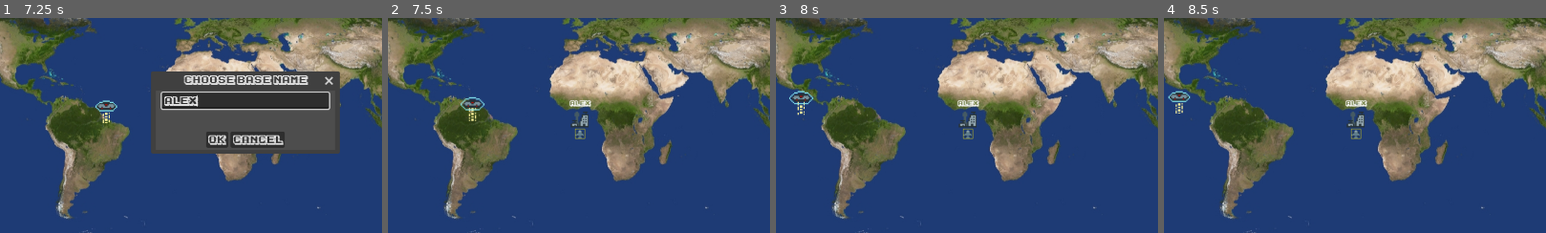
Above: before the commit, frames 1-4 (left to right).
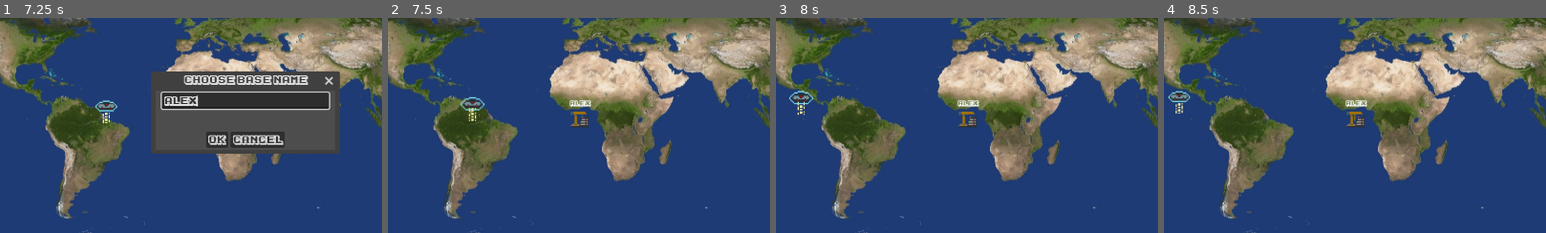
Above: after the commit, the same moments.

Repository: mmyumu/OVNI-godot
Game: Godot game, scene res://menu.tscn
Two runs of this game, one before a commit and one after it. Both use one fixed random seed, a clock stepped at 60 frames per second and the inputs below.
Inputs (mouse positions are % of the whole screen's width and height, from its top left):
- Up to frame 1 (7.25 s): click "Start" at 0.5 s; click (44, 30) at 1.27 s; click "Bases" at 2 s; click "New base" at 2.75 s; click "x1" at 3.5 s; click "x100" at 4.25 s; click "x10000" at 5 s; tap Enter at 5.75 s; move the mouse to (43, 49) at 5.77 s; press the mouse at (43, 49) at 5.78 s; hold Right (move_right) 5.78-6.5 s; release the mouse at (43, 49) at 6.5 s; click (50, 45) at 6.52 s; type "Alex" at 6.6 s
- Up to frame 2 (7.5 s): click "Ok" at 7.25 s
- Up to frame 3 (8 s): no input
- Up to frame 4 (8.5 s): click "New base" at 8 s
The pictures show only the part of the screen within x 18-68%, y 26-76%; the shares and areas given below are measured in that part.

Frame 1 is identical in both runs. In frame 2, 0.3% of the frame differs, in the area x 47-53%, y 43-57%; in frame 3, 0.3%; in frame 4, 0.3%.

Commit message:
Base and building construction status

Diff:
--- a/base/base_grid.gd
+++ b/base/base_grid.gd
@@ -62,17 +62,8 @@
 	building_to_place.position.y = int(height / 2) * grid_step
 	add_child(building_to_place)
 
-func validate_placing(building_to_place: BuildingToPlace):
-	add_building(building_to_place)
-
-	var building = Building.new()
-	building.location = Vector2(building_to_place.position.x / grid_step, building_to_place.position.y / grid_step)
-	building.rotation = building_to_place.rotation
-	building.template_type = building_to_place.template_type
-
-	Global.get_current_base().base_layout.buildings.append(building)
-	Saver.save_data()
-
+func get_location(building_to_place: BuildingToPlace):
+	return Vector2(building_to_place.position.x / grid_step, building_to_place.position.y / grid_step)
 
 func add_building(building_to_place: BuildingToPlace):
 	var building_placed = building_placed_scene.instantiate()
--- a/base/base_layout.gd
+++ b/base/base_layout.gd
@@ -139,8 +139,13 @@
 	can_use_placing_input = true
 
 func _on_place_building_dialog_confirmed():
-	$BaseGrid.validate_placing(building_to_place)
+	var building = Building.new()
+	building.location = $BaseGrid.get_location(building_to_place)
+	building.rotation = building_to_place.rotation
+	building.template_type = building_to_place.template_type
+
+	Headquarters.start_building_construction(Global.get_current_base(), building)
+
+	$BaseGrid.add_building(building_to_place)
 	building_to_place.validate_placing()
-	var building_template = Saver.data.building_templates.templates[building_to_place.template_type]
-	Money.spend(building_template.cost)
 	get_tree().paused = false
--- a/base/place_building_dialog.gd
+++ b/base/place_building_dialog.gd
@@ -15,7 +15,7 @@
 	if is_valid:
 		var building_template: BuildingTemplate = Saver.data.building_templates.templates[building_to_place.template_type]
 		var new_money: int = Saver.data.money - building_template.cost
-		$CanvasLayer/VBoxContainer/InfoLabel.text = "Money: %s -> %s" % [Saver.data.money, new_money]
+		$CanvasLayer/VBoxContainer/InfoLabel.text = "Money: %s - %s -> %s" % [Saver.data.money, building_template.cost, new_money]
 	else:
 		$CanvasLayer/VBoxContainer/InfoLabel.text = ""
 
--- a/data/base.gd
+++ b/data/base.gd
@@ -7,9 +7,15 @@
 @export var location: Vector2
 @export var base_layout: BaseLayout = BaseLayout.new()
 @export var ships: Array[String] = []
+@export var construction_date: Datetime
+@export var construction_status: Construction.Status
 
 func _init():
 	id = uuid_util.v4()
+
+func start_construction():
+	construction_date = Datetime.new(Saver.data.datetime.timestamp)
+	construction_status = Construction.Status.IN_PROGRESS
 
 func get_ships():
 	var ships_to_get: Array[Ship] = []
--- a/data/building.gd
+++ b/data/building.gd
@@ -4,3 +4,10 @@
 @export var template_type: BuildingTemplates.Type
 @export var location: Vector2
 @export var rotation: float
+@export var construction_date: Datetime
+@export var construction_status: Construction.Status
+
+
+func start_construction():
+	construction_date = Datetime.new(Saver.data.datetime.timestamp)
+	construction_status = Construction.Status.IN_PROGRESS
--- a/data/building_template.gd
+++ b/data/building_template.gd
@@ -3,8 +3,10 @@
 @export var type: BuildingTemplates.Type
 @export var name: String
 @export var cost: int
+@export var construction_duration: int
 
-func _init(_type: BuildingTemplates.Type, _name: String, _cost: int):
+func _init(_type: BuildingTemplates.Type, _name: String, _cost: int, _construction_duration: int):
 	type = _type
 	name = _name
 	cost = _cost
+	construction_duration = _construction_duration
--- a/data/building_templates.gd
+++ b/data/building_templates.gd
@@ -3,10 +3,10 @@
 
 enum Type {HANGAR, RESEARCH, ARMORY, HOSPITAL}
 
-@export var hangar = BuildingTemplate.new(Type.HANGAR, "Hangar", 400000)
-@export var research = BuildingTemplate.new(Type.RESEARCH, "Research", 100000)
-@export var armory = BuildingTemplate.new(Type.ARMORY, "Armory",100000)
-@export var hospital = BuildingTemplate.new(Type.HOSPITAL, "Hospital", 100000)
+@export var hangar = BuildingTemplate.new(Type.HANGAR, "Hangar", 400000, 8 * 60 * 60)
+@export var research = BuildingTemplate.new(Type.RESEARCH, "Research", 100000, 8 * 60 * 60)
+@export var armory = BuildingTemplate.new(Type.ARMORY, "Armory",100000, 8 * 60 * 60)
+@export var hospital = BuildingTemplate.new(Type.HOSPITAL, "Hospital", 100000, 8 * 60 * 60)
 
 var templates = {
 	Type.HANGAR: hangar,
--- /dev/null
+++ b/data/construction.gd
@@ -0,0 +1,3 @@
+class_name Construction extends Resource
+
+enum Status {IN_PROGRESS, DONE}
--- a/data/data.gd
+++ b/data/data.gd
@@ -8,6 +8,8 @@
 @export var ships: Dictionary = {}
 @export var money: int = 500000
 @export var building_templates: BuildingTemplates = BuildingTemplates.new()
+
+@export var base_construction_duration: int = 12 * 60 * 60
 
 func get_data_name():
 	if len(bases) > 0:
@@ -28,6 +30,14 @@
 		bases_to_get.append(base)
 	return bases_to_get
 
+#func get_base_in_construction():
+	#var bases_to_get: Array[Base] = []
+	#for base_id in bases:
+		#var base: Base = bases[base_id]
+		#if base.construction_status == Construction.Status.IN_PROGRESS:
+			#bases_to_get.append(base)
+	#return bases_to_get
+
 func get_ships():
 	var ships_to_get: Array[Ship] = []
 	for ship_id in ships:
--- a/global/earth_layout.gd
+++ b/global/earth_layout.gd
@@ -103,18 +103,19 @@
 	dialog_closed()
 
 func _on_new_base_dialog_confirmed(base_name):
-	var ship: Ship = Ship.new()
-	Saver.data.add_ship(ship)
-	ship.name = "Raptor"
-	ship.hangared = true
+	#var ship: Ship = Ship.new()
+	#Saver.data.add_ship(ship)
+	#ship.name = "Raptor"
+	#ship.hangared = true
 
 	var base: Base = Base.new()
+	base.start_construction()
 	base.name = base_name
 	base.location = Vector2(to_local(last_mouse_pos))
-	base.add_ship(ship)
-
-	ship.base = base
-	ship.location = base.location
+	#base.add_ship(ship)
+
+	#ship.base = base
+	#ship.location = base.location
 
 	Saver.data.add_base(base)
 	Saver.save_data()
@@ -123,7 +124,7 @@
 	creating_new_base_over()
 
 	add_base(base)
-	add_ship(ship)
+	#add_ship(ship)
 
 func add_base(base: Base):
 	var base_icon = base_icon_scene.instantiate()
--- a/global/earth_layout.tscn
+++ b/global/earth_layout.tscn
@@ -74,6 +74,7 @@
 shape = SubResource("RectangleShape2D_5mukj")
 
 [node name="MothershipIcon" type="AnimatedSprite2D" parent="."]
+z_index = 1000
 sprite_frames = SubResource("SpriteFrames_o0010")
 
 [node name="Continents" type="Node2D" parent="."]
--- a/global/icons/base_icon.gd
+++ b/global/icons/base_icon.gd
@@ -18,7 +18,8 @@
 		queue_redraw()
 
 var base: Base
-var first_frame: bool = true
+var frame_number: int = 0
+var previous_construction_status: Construction.Status
 
 var highlighted: bool:
 	set(value):
@@ -36,14 +37,17 @@
 
 func _process(delta):
 	# Redraw on second frame since some info can miss on first frame (such as Sprite position)
-	if first_frame == true:
+	if frame_number == 0:
+		frame_number = 1
+	elif frame_number == 1:
 		queue_redraw()
-		first_frame = false
+		frame_number = 2
 
 	for mini_icon in $VBoxContainer/MiniIcons.get_children():
 		mini_icon.queue_free()
 
 	if base:
+		load_texture()
 		for ship in base.get_ships():
 			if ship.hangared:
 				var ship_mini_icon = ship_mini_icon_scene.instantiate()
@@ -56,22 +60,39 @@
 	else:
 		$VBoxContainer/Label.set("theme_override_colors/font_color", Color.WHITE)
 
+func load_texture():
+	if not previous_construction_status or base.construction_status != previous_construction_status:
+		if base.construction_status == Construction.Status.IN_PROGRESS:
+			$VBoxContainer/BaseTextureRect.visible = false
+			$VBoxContainer/ConstructionTextureRect.visible = true
+		elif base.construction_status == Construction.Status.DONE:
+			$VBoxContainer/BaseTextureRect.visible = true
+			$VBoxContainer/ConstructionTextureRect.visible = false
+	previous_construction_status = base.construction_status
+
 func draw_highlight():
-	var width = $VBoxContainer/TextureRect.texture.get_width()
-	var height = $VBoxContainer/TextureRect.texture.get_height()
-	var sprite_position = $VBoxContainer.position + $VBoxContainer/TextureRect.position
+	var texture_rect
+	if base and base.construction_status == Construction.Status.IN_PROGRESS:
+		texture_rect = $VBoxContainer/ConstructionTextureRect
+	elif base and base.construction_status == Construction.Status.DONE:
+		texture_rect = $VBoxContainer/BaseTextureRect
 
-	var top_left = Vector2(sprite_position.x - padding, sprite_position.y - padding)
-	var top_right = Vector2(sprite_position.x + width + padding, sprite_position.y - padding)
-	var bottom_left = Vector2(sprite_position.x - padding, sprite_position.y + height + padding)
-	var bottom_right = Vector2(sprite_position.x + width + padding, sprite_position.y + height + padding)
+	if texture_rect:
+		var width = texture_rect.texture.get_width()
+		var height = texture_rect.texture.get_height()
+		var sprite_position = $VBoxContainer.position + texture_rect.position
 
-	draw_line(top_left, top_right, color, thickness)
-	draw_line(top_right, bottom_right, color, thickness)
-	draw_line(bottom_right, bottom_left, color, thickness)
-	draw_line(bottom_left, top_left, color, thickness)
+		var top_left = Vector2(sprite_position.x - padding, sprite_position.y - padding)
+		var top_right = Vector2(sprite_position.x + width + padding, sprite_position.y - padding)
+		var bottom_left = Vector2(sprite_position.x - padding, sprite_position.y + height + padding)
+		var bottom_right = Vector2(sprite_position.x + width + padding, sprite_position.y + height + padding)
 
-	$VBoxContainer/Label.set("theme_override_colors/font_color", color)
+		draw_line(top_left, top_right, color, thickness)
+		draw_line(top_right, bottom_right, color, thickness)
+		draw_line(bottom_right, bottom_left, color, thickness)
+		draw_line(bottom_left, top_left, color, thickness)
+
+		$VBoxContainer/Label.set("theme_override_colors/font_color", color)
 
 func blink():
 	if highlighted:
--- a/global/icons/base_icon.tscn
+++ b/global/icons/base_icon.tscn
@@ -1,8 +1,65 @@
-[gd_scene load_steps=4 format=3 uid="uid://cxgfmcyhw68d4"]
+[gd_scene load_steps=22 format=3 uid="uid://cxgfmcyhw68d4"]
 
 [ext_resource type="Script" path="res://global/icons/base_icon.gd" id="1_tndgm"]
+[ext_resource type="Texture2D" uid="uid://2oi0pms0exqf" path="res://art/base_icon_construction/base_icon_construction1.png" id="3_2u7w8"]
 [ext_resource type="Texture2D" uid="uid://cyx46ritqw2a2" path="res://art/base_icon_futuristic.png" id="3_cp06u"]
 [ext_resource type="FontFile" uid="uid://cu1gycbn7rgh1" path="res://fonts/ka1.ttf" id="3_tjilp"]
+[ext_resource type="Texture2D" uid="uid://cmgngmphxjkv8" path="res://art/base_icon_construction/base_icon_construction2.png" id="4_xoola"]
+[ext_resource type="Texture2D" uid="uid://hgkuie7plwab" path="res://art/base_icon_construction/base_icon_construction11.png" id="5_h2how"]
+[ext_resource type="Texture2D" uid="uid://cbtl34ut4cbt" path="res://art/base_icon_construction/base_icon_construction12.png" id="6_oq0ea"]
+[ext_resource type="Texture2D" uid="uid://vqlp110h4aff" path="res://art/base_icon_construction/base_icon_construction13.png" id="7_4jfef"]
+[ext_resource type="Texture2D" uid="uid://d2lqlvnug1xwn" path="res://art/base_icon_construction/base_icon_construction14.png" id="8_yd2ff"]
+[ext_resource type="Texture2D" uid="uid://cst0o6cp7d06p" path="res://art/base_icon_construction/base_icon_construction3.png" id="9_no56c"]
+[ext_resource type="Texture2D" uid="uid://b4vkixlsrry54" path="res://art/base_icon_construction/base_icon_construction4.png" id="10_21aa7"]
+[ext_resource type="Texture2D" uid="uid://cc22xv4unqd7u" path="res://art/base_icon_construction/base_icon_construction5.png" id="11_fbxqx"]
+[ext_resource type="Texture2D" uid="uid://50xqkrqfqkjx" path="res://art/base_icon_construction/base_icon_construction6.png" id="12_n4rwi"]
+[ext_resource type="Texture2D" uid="uid://nfwwfr46xijc" path="res://art/base_icon_construction/base_icon_construction7.png" id="13_nx887"]
+[ext_resource type="Texture2D" uid="uid://3rkfwmqdqfkm" path="res://art/base_icon_construction/base_icon_construction8.png" id="14_xd4u3"]
+[ext_resource type="Texture2D" uid="uid://c83c0lj5b72c8" path="res://art/base_icon_construction/base_icon_construction9.png" id="15_h0vjk"]
+[ext_resource type="Texture2D" uid="uid://dt51sirhpr4ha" path="res://art/base_icon_construction/base_icon_construction10.png" id="16_3sc81"]
+
+[sub_resource type="AnimatedTexture" id="AnimatedTexture_1e3tw"]
+frames = 14
+frame_0/texture = ExtResource("3_2u7w8")
+frame_0/duration = 0.2
+frame_1/texture = ExtResource("4_xoola")
+frame_1/duration = 0.2
+frame_2/texture = ExtResource("9_no56c")
+frame_2/duration = 0.2
+frame_3/texture = ExtResource("10_21aa7")
+frame_3/duration = 0.2
+frame_4/texture = ExtResource("11_fbxqx")
+frame_4/duration = 0.2
+frame_5/texture = ExtResource("12_n4rwi")
+frame_5/duration = 0.2
+frame_6/texture = ExtResource("13_nx887")
+frame_6/duration = 0.2
+frame_7/texture = ExtResource("14_xd4u3")
+frame_7/duration = 0.2
+frame_8/texture = ExtResource("15_h0vjk")
+frame_8/duration = 0.2
+frame_9/texture = ExtResource("16_3sc81")
+frame_9/duration = 0.2
+frame_10/texture = ExtResource("5_h2how")
+frame_10/duration = 0.2
+frame_11/texture = ExtResource("6_oq0ea")
+frame_11/duration = 0.2
+frame_12/texture = ExtResource("7_4jfef")
+frame_12/duration = 0.2
+frame_13/texture = ExtResource("8_yd2ff")
+frame_13/duration = 0.2
+
+[sub_resource type="Animation" id="Animation_61f0e"]
+resource_name = "base"
+
+[sub_resource type="Animation" id="Animation_ho5lh"]
+length = 0.001
+
+[sub_resource type="AnimationLibrary" id="AnimationLibrary_f6gp7"]
+_data = {
+"RESET": SubResource("Animation_ho5lh"),
+"base": SubResource("Animation_61f0e")
+}
 
 [node name="BaseIcon" type="Node2D"]
 z_index = 1000
@@ -32,7 +89,15 @@
 text = "test"
 horizontal_alignment = 1
 
-[node name="TextureRect" type="TextureRect" parent="VBoxContainer"]
+[node name="ConstructionTextureRect" type="TextureRect" parent="VBoxContainer"]
+visible = false
+layout_mode = 2
+size_flags_horizontal = 4
+texture = SubResource("AnimatedTexture_1e3tw")
+stretch_mode = 4
+
+[node name="BaseTextureRect" type="TextureRect" parent="VBoxContainer"]
+visible = false
 layout_mode = 2
 size_flags_horizontal = 4
 texture = ExtResource("3_cp06u")
@@ -42,3 +107,8 @@
 custom_minimum_size = Vector2(0, 14)
 layout_mode = 2
 size_flags_horizontal = 4
+
+[node name="AnimationPlayer" type="AnimationPlayer" parent="."]
+libraries = {
+"": SubResource("AnimationLibrary_f6gp7")
+}
--- a/manager/cheat.gd
+++ b/manager/cheat.gd
@@ -23,6 +23,12 @@
 		elif event.pressed and event.keycode == KEY_O:
 			current_word += "o"
 
+		if enabled:
+			if event.pressed:
+				print(event.keycode)
+			if event.pressed and event.keycode == KEY_SEMICOLON:
+				Saver.data.money += 100000
+
 	if current_word == "makeitso":
 		current_word = ""
 		enabled = !enabled
--- /dev/null
+++ b/manager/headquarters.gd
@@ -0,0 +1,32 @@
+extends Node
+
+
+func _ready():
+	pass # Replace with function body.
+
+func _process(delta):
+	check_constructions()
+
+func check_constructions():
+	for base in Saver.data.get_bases():
+		if base.construction_status == Construction.Status.IN_PROGRESS:
+			if Saver.data.datetime.timestamp >= base.construction_date.timestamp + Saver.data.base_construction_duration:
+				base.construction_status = Construction.Status.DONE
+				print("Construction of base %s is finished" % base.name)
+		else:
+			check_building_constructions(base)
+
+func check_building_constructions(base: Base):
+	for building in base.base_layout.buildings:
+		if building.construction_status == Construction.Status.IN_PROGRESS:
+			var building_template = Saver.data.building_templates.templates[building.template_type]
+			if Saver.data.datetime.timestamp >= building.construction_date.timestamp + building_template.construction_duration:
+				base.construction_status = Construction.Status.DONE
+				print("Construction of building %s in base %s is finished" % [building.template_type, base.name])
+
+func start_building_construction(base: Base, building: Building):
+	building.start_construction()
+	base.base_layout.buildings.append(building)
+	var building_template = Saver.data.building_templates.templates[building.template_type]
+	Money.spend(building_template.cost)
+	Saver.save_data()
--- /dev/null
+++ b/manager/headquarters.tscn
@@ -0,0 +1,6 @@
+[gd_scene load_steps=2 format=3 uid="uid://ely8eb3etg5j"]
+
+[ext_resource type="Script" path="res://manager/headquarters.gd" id="1_c1q3r"]
+
+[node name="Headquarters" type="Node"]
+script = ExtResource("1_c1q3r")
--- a/project.godot
+++ b/project.godot
@@ -20,11 +20,12 @@
 GlobalVariables="*res://shootemup/global_variables.tscn"
 Saver="*res://saver.gd"
 Global="*res://global.gd"
+Cheat="*res://manager/cheat.tscn"
+Money="*res://manager/money.tscn"
 Datetimer="*res://manager/datetimer.tscn"
 MasterMindIntel="*res://manager/mastermind_intel.tscn"
 Ships="*res://manager/ships.tscn"
-Cheat="*res://manager/cheat.tscn"
-Money="*res://manager/money.tscn"
+Headquarters="*res://manager/headquarters.gd"
 
 [display]
 
Binary file added: art/base_icon_building-Sheet.png
Not shown, added: art/base_icon_building-Sheet.png.import
Binary file added: art/base_icon_construction/base_icon_construction1.png
Not shown, added: art/base_icon_construction/base_icon_construction1.png.import
Binary file added: art/base_icon_construction/base_icon_construction10.png
Not shown, added: art/base_icon_construction/base_icon_construction10.png.import
Binary file added: art/base_icon_construction/base_icon_construction11.png
Not shown, added: art/base_icon_construction/base_icon_construction11.png.import
Binary file added: art/base_icon_construction/base_icon_construction12.png
Not shown, added: art/base_icon_construction/base_icon_construction12.png.import
Binary file added: art/base_icon_construction/base_icon_construction13.png
Not shown, added: art/base_icon_construction/base_icon_construction13.png.import
(and 18 more such lines)
